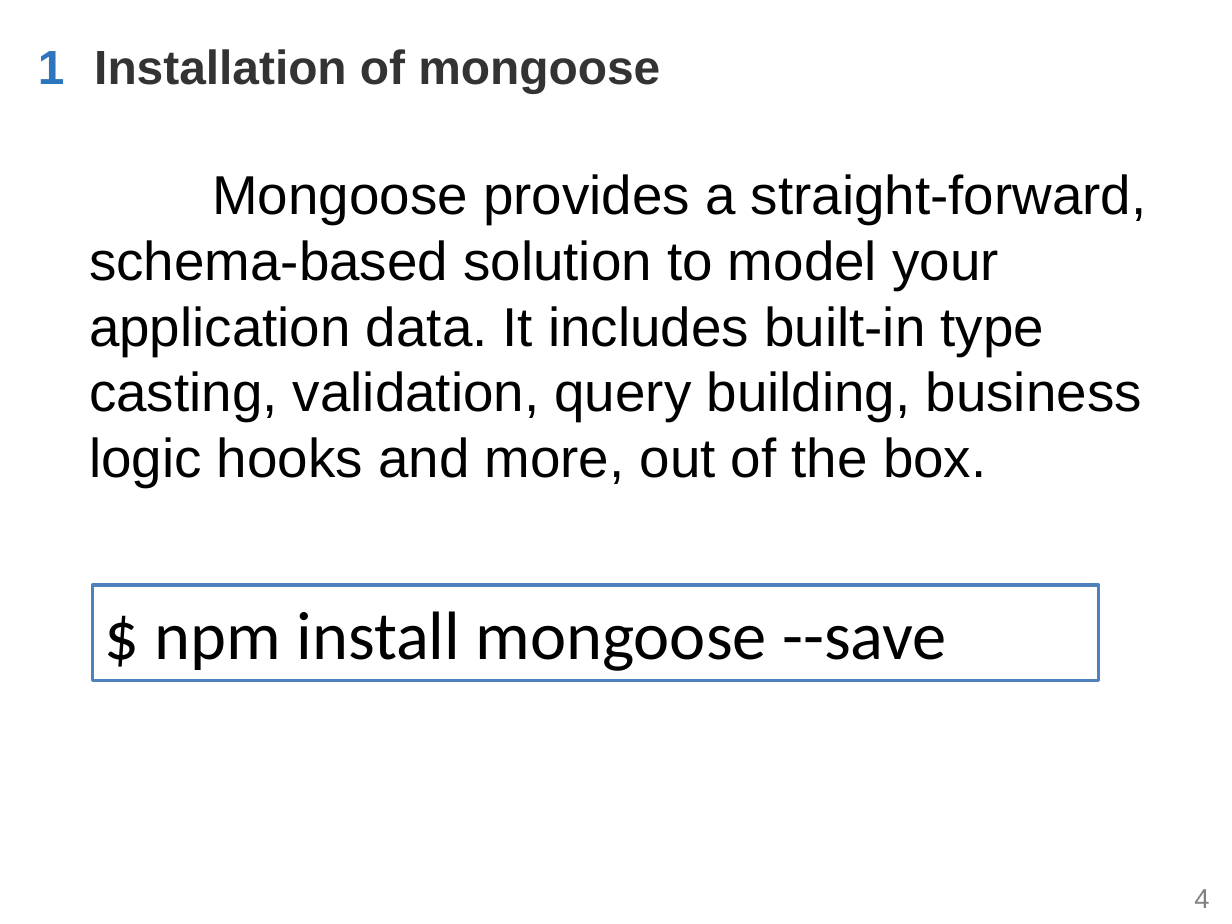
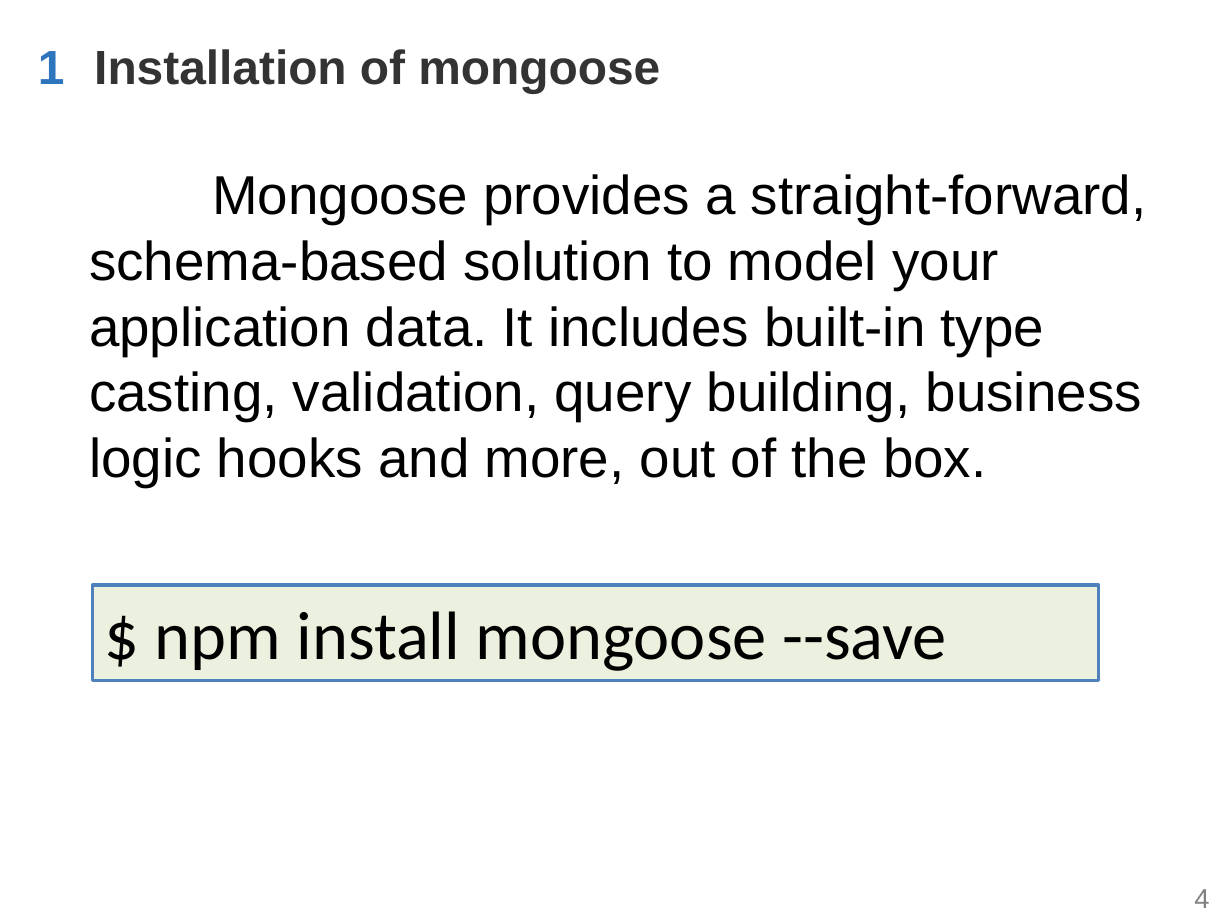
Before and after one commit to WenhaoXu/full-stack-web-course, a slide deck: slide 4 of db/mongodb/2017/materials/MongoDB_CH5_Using_in_nodeJS.pptx. Drawn at 1232x924 pixels with LibreOffice and Linux fonts; fonts in the diff are those of the drawing; background and template pictures are left out. Boxes give left, top, right and bottom in pixels: in the first picture for what was removed or moved away, otherwise in the second. Text is boxed around its words. In the diff, an @@ line names an element or a change of style, - is before the commit and + after.

Commit message:
update mongoose ppt

```diff
--- a/db/mongodb/2017/materials/MongoDB_CH5_Using_in_nodeJS.pptx
+++ b/db/mongodb/2017/materials/MongoDB_CH5_Using_in_nodeJS.pptx
@@ rectangle "$ npm install mongoose --save" at box(92, 585, 1099, 680): fill #FFFFFF to #EBF1DE @@
```
Also in this commit, not shown: 1 other slide changed, 8 slides added.
